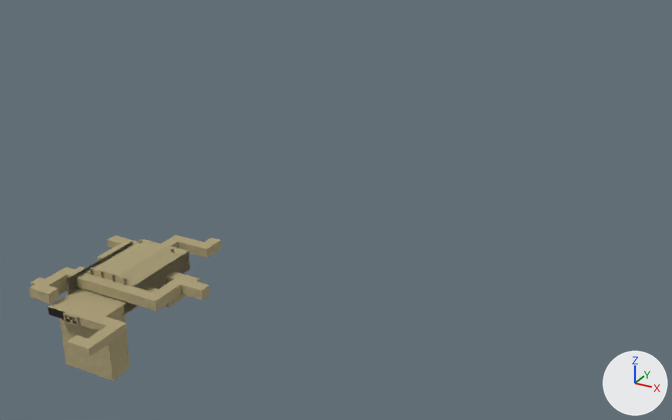
The Blender file Puzzle Game/Assets/Models/Level1.blend: old version first, new version second.
One viewpoint serves both versions: a camera (50 mm lens) standing at (184.0, -202.0, 142.0) and looking at (27.0, 84.0, -1.0). Arrows for +X, +Y and +Z are at lower right; the lights stay in place.

The first picture shows 'Door', 'Pillars', 'Plane', 'Wall', 'Wall.001'.
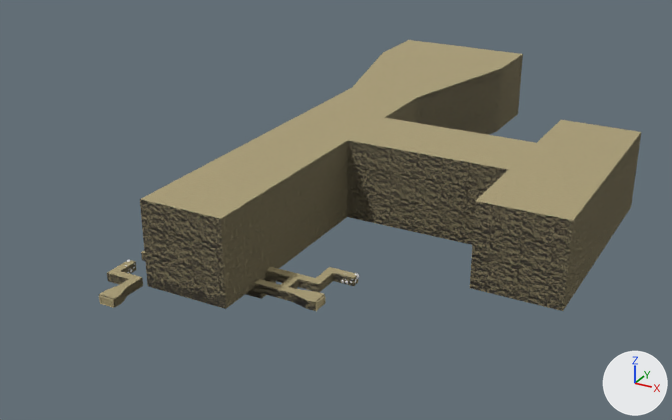
Diff of the bpy script that builds the scene:
```diff
--- a/Puzzle Game/Assets/Models/Level1.blend.py
+++ b/Puzzle Game/Assets/Models/Level1.blend.py
@@ ob_plane @@
-ob_plane = bpy.data.objects.new('Plane', me_plane)
@@ ob_pillars @@
-ob_pillars = bpy.data.objects.new('Pillars', me_cylinder_012)
@@ ob_doorframe @@
 ob_doorframe = bpy.data.objects.new('DoorFrame', me_cube_014)
-ob_doorframe.location = (0.0, -28.9, 1.4)
+ob_doorframe.location = (0.0, -13.7, -0.2)
@@ ob_door @@
 ob_door = bpy.data.objects.new('Door', me_cube_015)
-ob_door.location = (0.0, -28.9, 1.2)
+ob_door.location = (0.0, -13.7, -0.4)
 _m = ob_door.modifiers.new('Mirror', 'MIRROR')
@@ ob_wall_001 @@
-ob_wall_001 = bpy.data.objects.new('Wall.001', me_cube_017)
@@ ob_wall @@
-ob_wall = bpy.data.objects.new('Wall', me_cube_018)
@@ ob_doorframe_002 @@
+ob_doorframe_002 = bpy.data.objects.new('DoorFrame.002', me_cube_004)  # 28 vertices, 26 faces; spans x -2.74..2.74, y -0.46..0.41, z -1.37..1.36
+ob_doorframe_002.location = (58.2, 17.2, -0.2)
+ob_doorframe_002.rotation_euler = (0.0, 0.0, 1.571)  # degrees (0, 0, 90)
@@ ob_debries_001 @@
+ob_debries_001 = bpy.data.objects.new('Debries.001', me_icosphere_017)  # 672 vertices, 1280 faces; spans x -2.29..3.09, y -5.0..0.37, z -0.99..2.58; in mat_defaultmat (white #e7e7e7)
+ob_debries_001.location = (61.3, 35.5, 0.0)
+ob_debries_001.rotation_euler = (0.0861, 0.571, -1.86)  # degrees (4.9, 33, -107)
+ob_debries_001.scale = (0.945, 1.0, 1.0)
@@ ob_cube_001 @@
+ob_cube_001 = bpy.data.objects.new('Cube.001', me_cube_003)  # 172 vertices, 170 faces; spans x -12.0..125.0, y -15.0..216.0, z -8.0..29.0
+ob_cube_001.location = (0.0, 17.2, 0.0)
@@ ob_cube @@
+ob_cube = bpy.data.objects.new('Cube', me_cube)  # 36 vertices, 34 faces; spans x -10.7..3.0, y -13.7..9.1, z -1.5..1.5
+ob_cube.location = (0.0, 0.0, 0.0)
```

What differs and where, as boxes [x1, y1, x2, y2] in the pictures (672 x 420 px):
'Cube.001', added: after [140, 40, 641, 311]
'Plane', deleted: before [29, 235, 221, 381]
'Cube', added: after [99, 260, 143, 307]
'Wall.001', deleted: before [66, 242, 131, 295]
'DoorFrame', moved: before [63, 312, 80, 326]; after [99, 295, 114, 308]
'Pillars', deleted: before [90, 239, 174, 285]
'Door', moved: before [65, 315, 77, 325]; after [101, 298, 112, 307]
'Wall', deleted: before [68, 241, 133, 291]
'DoorFrame.002', added: after [315, 295, 325, 311]
'Debries.001', added: after [341, 273, 359, 284]
